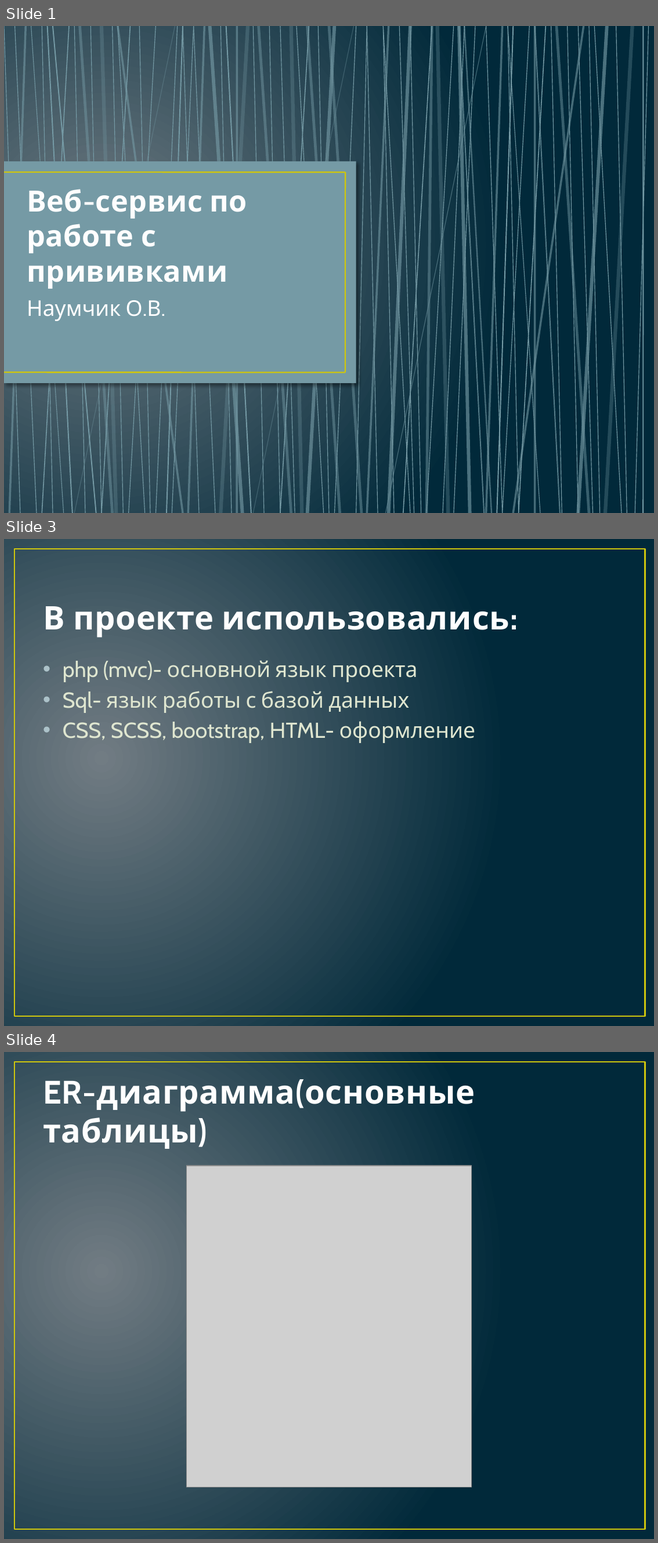
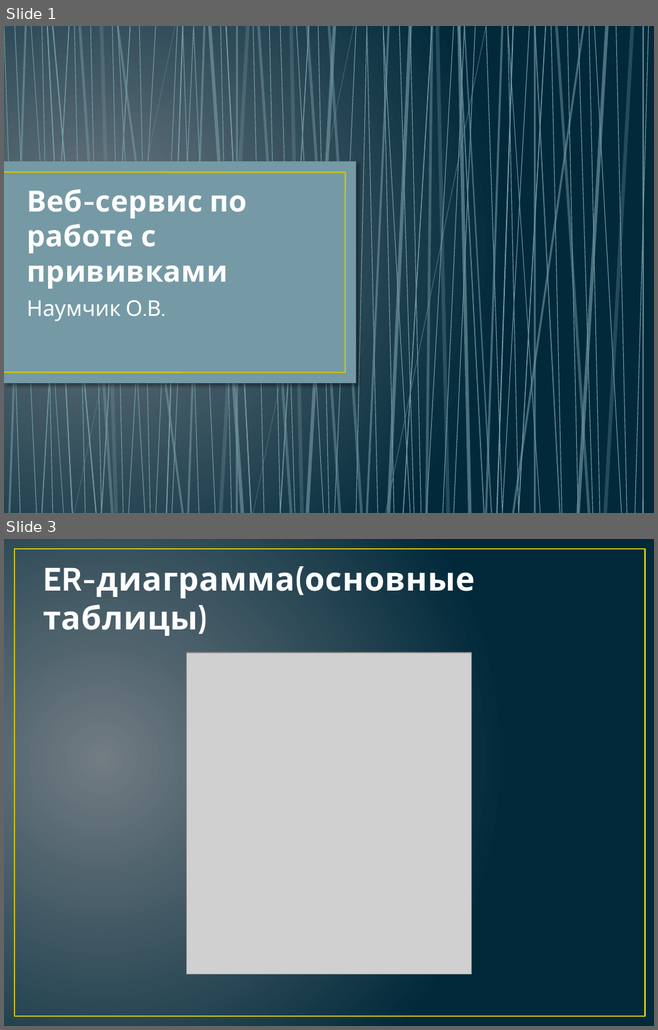
Before and after one commit to olganaumchyk/medkarta, a slide deck: Веб-сервис по работе с прививками.pptm. Shown one above the other, each under a label of ours: slides 1, 3 and 4 before the commit, slides 1 and 3 after it; the slides between them are not shown. The pictures are 658x1543 and 658x1030 pixels, drawn with LibreOffice and Linux fonts; fonts in the diff are those of the drawing; grey boxes stand for pictures. Boxes give left, top, right and bottom in pixels: in the first picture for what was removed or moved away, otherwise in the second. Text is boxed around its words. In the diff, an @@ line names an element or a change of style, - is before the commit and + after.

```diff
--- a/Веб-сервис по работе с прививками.pptm
+++ b/Веб-сервис по работе с прививками.pptm
@@ slide 3 removed at (x1=4, y1=539, x2=654, y2=1026), background gradient #717C84 to #01293A; not listed: 1 template element that a slide beside it also shows @@
@@ title removed at (x1=43, y1=599, x2=509, y2=638) @@
-В проекте использовались:
@@ text removed at (x1=63, y1=661, x2=476, y2=743) @@
-• php (mvc)- основной язык проекта
-• Sql- язык работы с базой данных
-• CSS, SCSS, bootstrap, HTML- оформление
@@ what was slide 4 is now slide 3 @@
```
Also in this commit, not shown: 1 slide changed, 4 other files.
